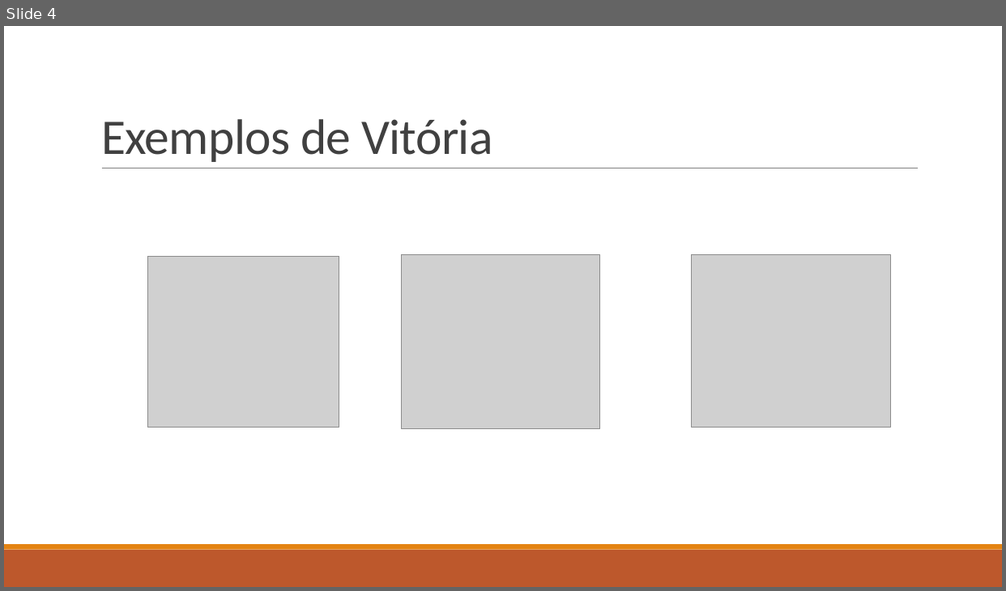
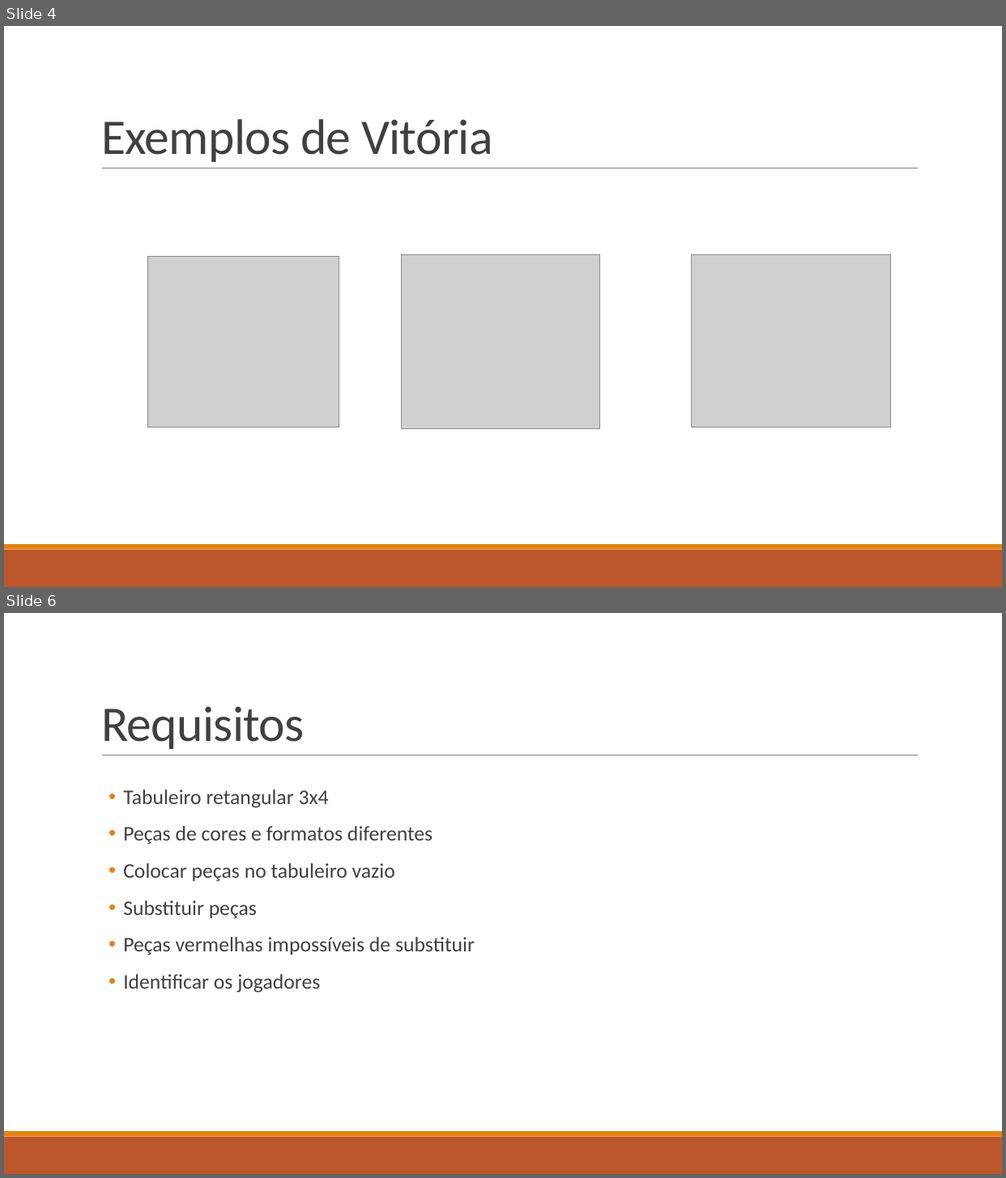
Before and after one commit to rafar99/SemaforoTP, a slide deck: Análise funcional e estruturação.pptx. Shown one above the other, each under a label of ours: slide 4 before the commit, slides 4 and 6 after it; the slides between them are not shown. The pictures are 1006x591 and 1006x1178 pixels, drawn with LibreOffice and Linux fonts; fonts in the diff are those of the drawing; grey boxes stand for pictures. Boxes give left, top, right and bottom in pixels: in the first picture for what was removed or moved away, otherwise in the second. Text is boxed around its words. In the diff, an @@ line names an element or a change of style, - is before the commit and + after.

```diff
--- a/Análise funcional e estruturação.pptx
+++ b/Análise funcional e estruturação.pptx
@@ slide 6 added at [4, 613, 1002, 1174], background #FFFFFF; not listed: 3 template elements that a slide beside it also shows @@
@@ title added at [101, 706, 305, 749], 48 pt, text #404040 @@
+Requisitos
@@ text added at [123, 790, 475, 993], 20 pt, text #404040 @@
+• Tabuleiro retangular 3x4
+• Peças de cores e formatos diferentes
+• Colocar peças no tabuleiro vazio
+• Substituir peças
+• Peças vermelhas impossíveis de substituir
+• Identificar os jogadores
```
Also in this commit, not shown: 3 other slides added.
